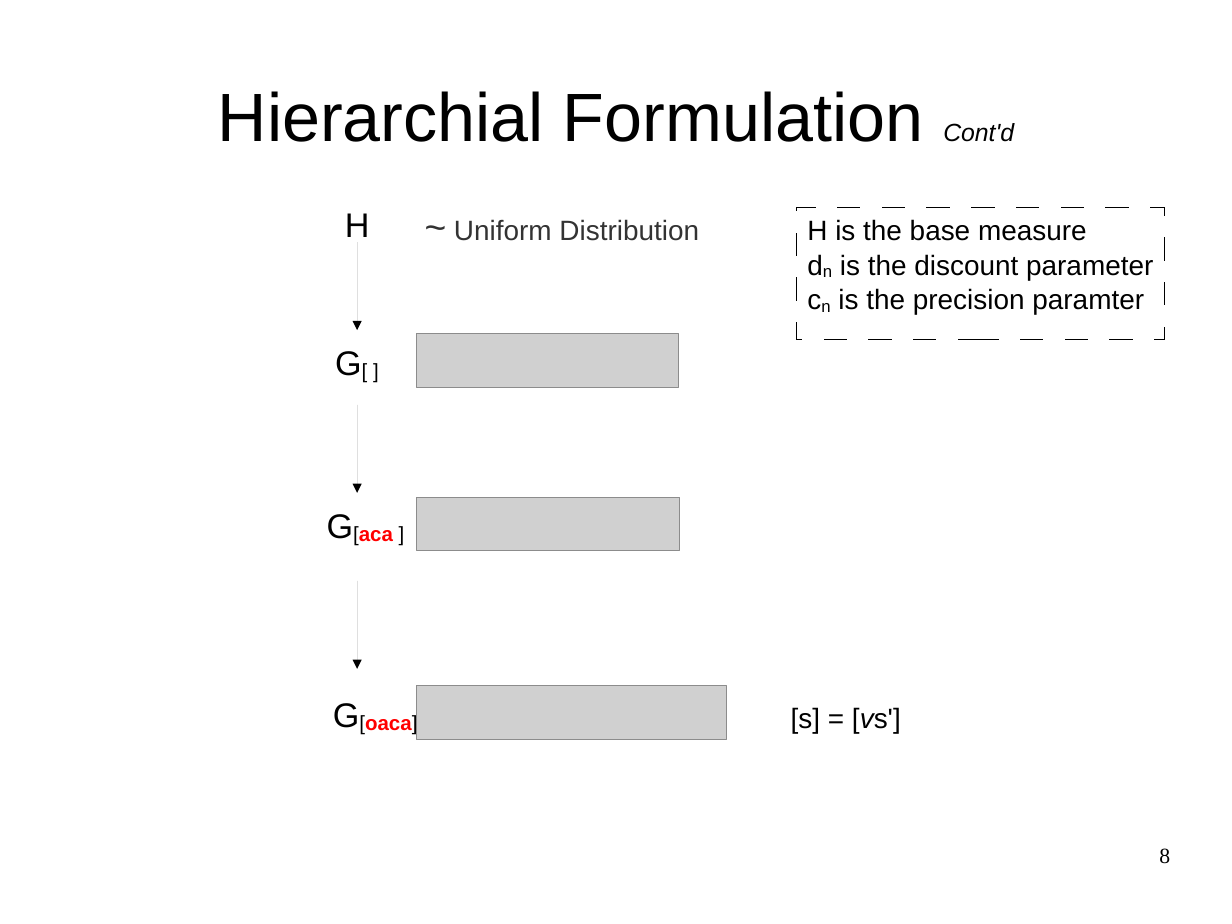
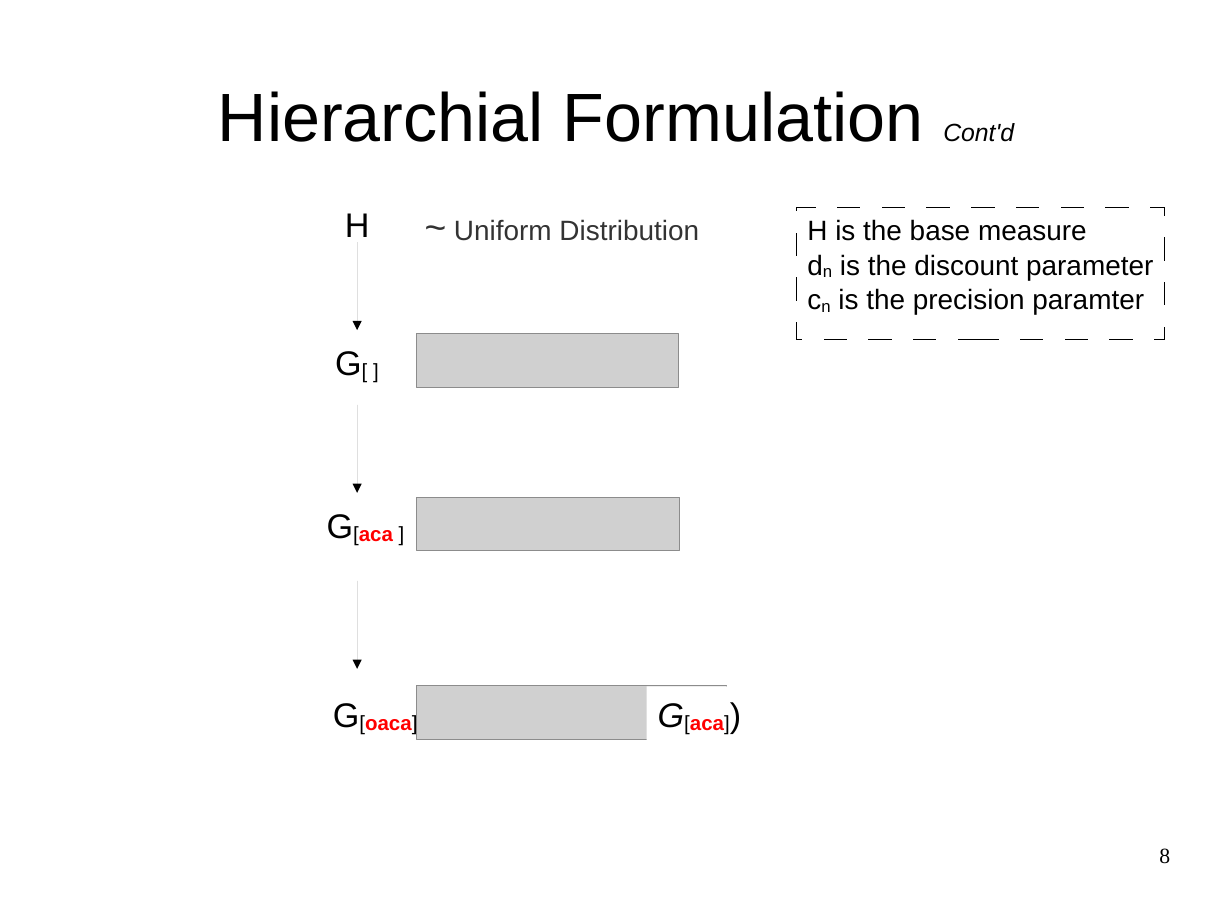
Before and after one commit to snadi/cs886, a slide deck: slide 8 of cs886/presentation/cs886_sarah-karim.odp. Drawn at 1232x924 pixels with LibreOffice and Linux fonts; fonts in the diff are those of the drawing; grey boxes stand for pictures. Boxes give left, top, right and bottom in pixels: in the first picture for what was removed or moved away, otherwise in the second. Text is boxed around its words. In the diff, an @@ line names an element or a change of style, - is before the commit and + after.

```diff
--- a/cs886/presentation/cs886_sarah-karim.odp
+++ b/cs886/presentation/cs886_sarah-karim.odp
@@ text added at [658,703,730,735], 22.8 pt, text #000000 @@
+G[aca])
@@ text removed at [791,707,901,733] @@
-[s] = [vs']
```
Also in this commit, not shown: 4 other slides changed, 2 slides added, 1 other file.
